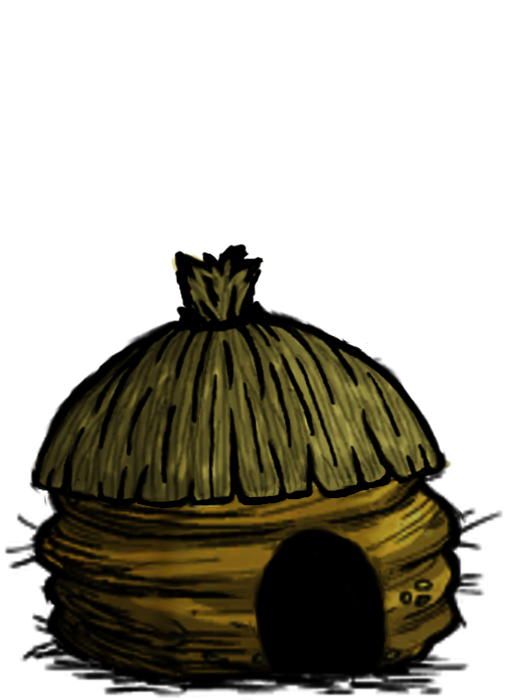
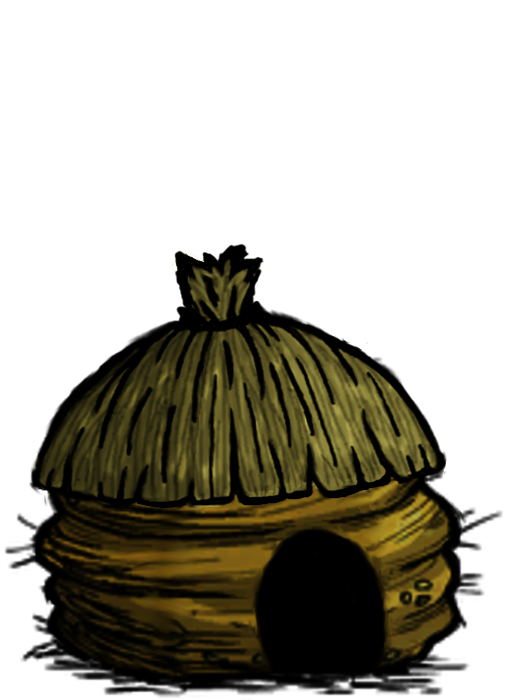
Before/after of a 508 x 700 layered artwork. What changed in the layer stack:
painted on "Layer #3" over [171, 252, 452, 476]
painted on "Layer #2" over [171, 252, 452, 476]
